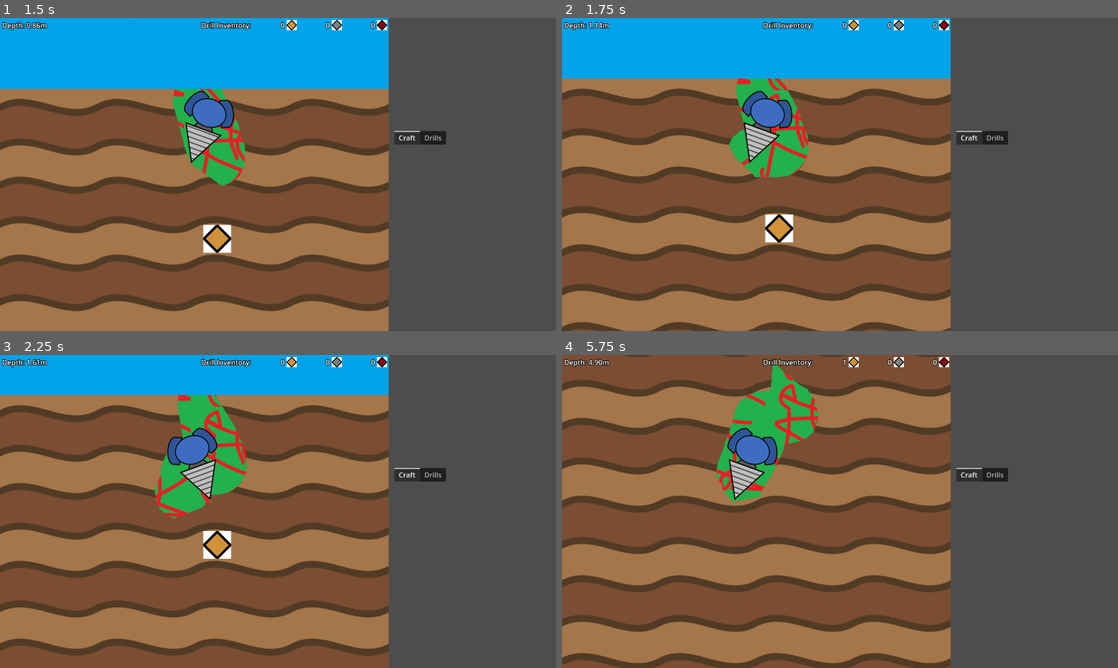
Above: before the commit, frames 1-4 (two rows, left to right).
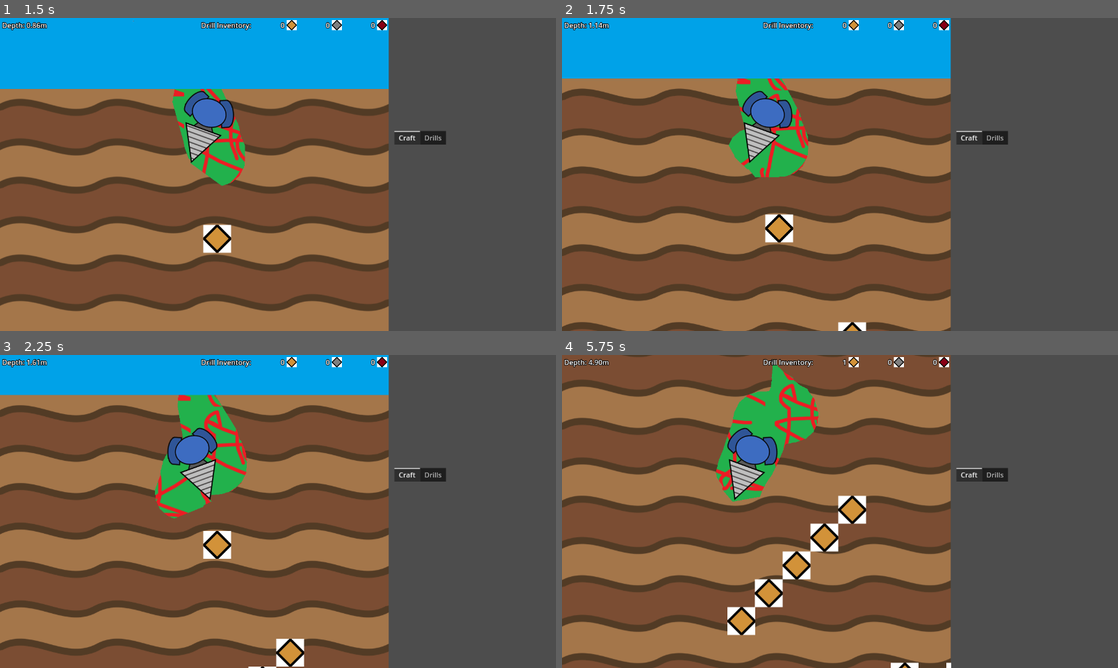
Above: after the commit, the same moments.

Repository: aNotSoCleverName/mechanicore
Game: Godot game, scene res://Main.tscn
Same seed, same stepped clock (60 frames per second), same inputs: the game is played once before the commit and once after it.
Inputs:
- Up to frame 1 (1.5 s): tap Enter (ui_accept) at 0.5, 0.77 s; hold Right (ui_right) 0.53-1.28 s; hold Left (ui_left) from 1.28 s (still down)
- Up to frame 2 (1.75 s): keep holding Left (ui_left); tap Enter (ui_accept) at 1.52 s
- Up to frame 3 (2.25 s): release Left (ui_left) at 2.03 s; hold Right (ui_right) from 2.03 s (still down)
- Up to frame 4 (5.75 s): tap Enter (ui_accept) at 3.02, 3.77, 4.52 s; release Right (ui_right) at 3.53 s; hold Left (ui_left) from 3.53 s (still down)

Frame 1 is identical in both runs. In frame 2, 0.1% of the frame differs, in the area x 49-55%, y 97-100%; in frame 3, 0.5%; in frame 4, 2.4%, in the area x 29-70%, y 44-100%.

Commit message:
Added feature to generate ore chunk randomly

Diff:
--- /dev/null
+++ b/Endless Run/Ores/Ore Chunk/Ore Chunk.gd
@@ -0,0 +1,18 @@
+extends Node2D
+class_name OreChunk
+
+@export var width: int = 0;
+@export var height: int = 0;
+
+func _ready() -> void:
+	# queue_free() when no longer visible
+	SignalBus_EndlessRun.drill_change_pos.connect(
+		func (inPos: Vector2):
+			var chunkBottom: float = self.position.y + self.height;
+			var viewportTopY: float = inPos.y - GlobalProperty_EndlessRun.SURFACE_Y;
+
+			if (chunkBottom >= viewportTopY):
+				return;
+
+			self.queue_free();
+	)
--- /dev/null
+++ b/Endless Run/Ores/Ore Chunk/Ore Chunk1.tscn
@@ -0,0 +1,25 @@
+[gd_scene load_steps=3 format=3 uid="uid://dg3unjqcp36q1"]
+
+[ext_resource type="Script" path="res://Endless Run/Ores/Ore Chunk/Ore Chunk.gd" id="1_1iuiu"]
+[ext_resource type="PackedScene" uid="uid://ps23ye6gh703" path="res://Endless Run/Ores/Ore Placeholder.tscn" id="2_tguq0"]
+
+[node name="OreChunk1" type="Node2D"]
+script = ExtResource("1_1iuiu")
+width = 320
+height = 320
+metadata/_edit_lock_ = true
+
+[node name="Ore Placeholder" parent="." instance=ExtResource("2_tguq0")]
+position = Vector2(-128, -128)
+
+[node name="Ore Placeholder2" parent="." instance=ExtResource("2_tguq0")]
+position = Vector2(-64, -65)
+
+[node name="Ore Placeholder3" parent="." instance=ExtResource("2_tguq0")]
+position = Vector2(0, -1)
+
+[node name="Ore Placeholder4" parent="." instance=ExtResource("2_tguq0")]
+position = Vector2(64, 63)
+
+[node name="Ore Placeholder5" parent="." instance=ExtResource("2_tguq0")]
+position = Vector2(128, 127)
--- /dev/null
+++ b/Endless Run/Ores/Ore Chunk/Ore Chunk2.tscn
@@ -0,0 +1,24 @@
+[gd_scene load_steps=3 format=3 uid="uid://dns2ie868j1w2"]
+
+[ext_resource type="PackedScene" uid="uid://ps23ye6gh703" path="res://Endless Run/Ores/Ore Placeholder.tscn" id="1_16vmx"]
+[ext_resource type="Script" path="res://Endless Run/Ores/Ore Chunk/Ore Chunk.gd" id="1_qymst"]
+
+[node name="OreChunk2" type="Node2D"]
+script = ExtResource("1_qymst")
+width = 192
+height = 192
+metadata/_edit_lock_ = true
+
+[node name="Ore Placeholder" parent="." instance=ExtResource("1_16vmx")]
+position = Vector2(-64, -64)
+
+[node name="Ore Placeholder2" parent="." instance=ExtResource("1_16vmx")]
+position = Vector2(64, -64)
+
+[node name="Ore Placeholder3" parent="." instance=ExtResource("1_16vmx")]
+
+[node name="Ore Placeholder4" parent="." instance=ExtResource("1_16vmx")]
+position = Vector2(-64, 64)
+
+[node name="Ore Placeholder5" parent="." instance=ExtResource("1_16vmx")]
+position = Vector2(64, 64)
--- /dev/null
+++ b/Endless Run/Ores/Ore Chunk/Ore Chunk3.tscn
@@ -0,0 +1,24 @@
+[gd_scene load_steps=3 format=3 uid="uid://c8kcgcx7aoscr"]
+
+[ext_resource type="Script" path="res://Endless Run/Ores/Ore Chunk/Ore Chunk.gd" id="1_oqy0p"]
+[ext_resource type="PackedScene" uid="uid://ps23ye6gh703" path="res://Endless Run/Ores/Ore Placeholder.tscn" id="2_q3dxk"]
+
+[node name="OreChunk3" type="Node2D"]
+script = ExtResource("1_oqy0p")
+width = 192
+height = 320
+metadata/_edit_lock_ = true
+
+[node name="Ore Placeholder" parent="." instance=ExtResource("2_q3dxk")]
+position = Vector2(0, -128)
+
+[node name="Ore Placeholder2" parent="." instance=ExtResource("2_q3dxk")]
+position = Vector2(0, -64)
+
+[node name="Ore Placeholder3" parent="." instance=ExtResource("2_q3dxk")]
+
+[node name="Ore Placeholder4" parent="." instance=ExtResource("2_q3dxk")]
+position = Vector2(0, 64)
+
+[node name="Ore Placeholder5" parent="." instance=ExtResource("2_q3dxk")]
+position = Vector2(0, 128)
--- a/Endless Run/Ores/Ore Manager.gd
+++ b/Endless Run/Ores/Ore Manager.gd
@@ -1,4 +1,10 @@
 extends Node2D
+
+#region Properties
+const ORE_CHUNK_DIR_PATH: String = "res://Endless Run/Ores/Ore Chunk";
+var _oreChunkFilePaths: PackedStringArray = [];
+
+var _drill: Drill;
 
 # key = Ore.EOreType, value = Array[Ore]
 var orePools: Dictionary = { }:
@@ -10,11 +16,15 @@
 func _popFromPool(inOreType: Ore.EOreType) -> Ore:
 	var orePool: Array[Ore] = self.orePools[inOreType];
 	return orePool.pop_back();
+#endregion
 
+#region Built-in functions
+var _prevLoadedChunkY: float = GlobalProperty_EndlessRun.VIEWPORT_SIZE.y + GlobalProperty_EndlessRun.SURFACE_Y;
 func _on_tree_entered() -> void:
+	#region Handle ore pooling
 	# Initiate dictionary
 	for type in Ore.EOreType.values():
-		var tempArrOfOre: Array[Ore] = [];
+		var tempArrOfOre: Array[Ore] = [];	# To set static type
 		orePools[type] = tempArrOfOre;
 
 	SignalBus_EndlessRun.ore_pick.connect(
@@ -33,6 +43,60 @@
 				ore.oreType = inOrePlaceholder.oreType;
 			inOrePlaceholder.add_child(ore);
 	)
+	#endregion
+
+	self._initOreChunkFilePaths();
+
+	const chanceToNotGenerate: float = 0.2;
+	SignalBus_EndlessRun.drill_change_pos.connect(
+		func (_inPos: Vector2):
+			if (randf() < chanceToNotGenerate):
+				return;
+
+			var chunkCenter: Vector2 = Vector2(
+				randf() * GlobalProperty_EndlessRun.VIEWPORT_SIZE.x,
+				self._prevLoadedChunkY,
+			);
+
+			var loadedChunk: OreChunk = self._generateOreChunk(chunkCenter);
+			if (loadedChunk == null):
+				return;
+			self._prevLoadedChunkY += loadedChunk.height;
+	)
+#endregion
+
+#region Private functions
+func _initOreChunkFilePaths():
+	var dir: DirAccess = DirAccess.open(self.ORE_CHUNK_DIR_PATH);
+	var fileNames: PackedStringArray = dir.get_files();
+
+	var i: int = 0;
+	while i < fileNames.size():
+		var fileName: String = fileNames[i];
+		if (fileName.ends_with(".tscn")):
+			fileNames[i] = self.ORE_CHUNK_DIR_PATH + "/" + fileName;
+			i += 1;
+			continue;
+
+		fileNames.remove_at(i);
+	self._oreChunkFilePaths = fileNames;
+
+var _possibleRotations: Array[int] = [0, 90, 180, 270];
+func _generateOreChunk(inTopLeft: Vector2) -> OreChunk:
+	var loadedChunkIndex: int = randi_range(0, self._oreChunkFilePaths.size() - 1);
+	var loadedChunk: OreChunk = load(self._oreChunkFilePaths[loadedChunkIndex]).instantiate();
+
+	loadedChunk.position = inTopLeft;
+	loadedChunk.rotation_degrees = self._possibleRotations[randi_range(0, self._possibleRotations.size() - 1)];
+
+	#TODO: Randomize ore type
+
+	self.add_child(loadedChunk);
+	return loadedChunk;
+#endregion
+
+func _ready() -> void:
+	self._drill = self.find_parent("Endless Run").find_child("Drill");
 
 #func _placeOre(inOrePlaceholder: OrePlaceholder) -> void:
 	#var ore: Ore = self._popFromPool(inOrePlaceholder.oreType);
